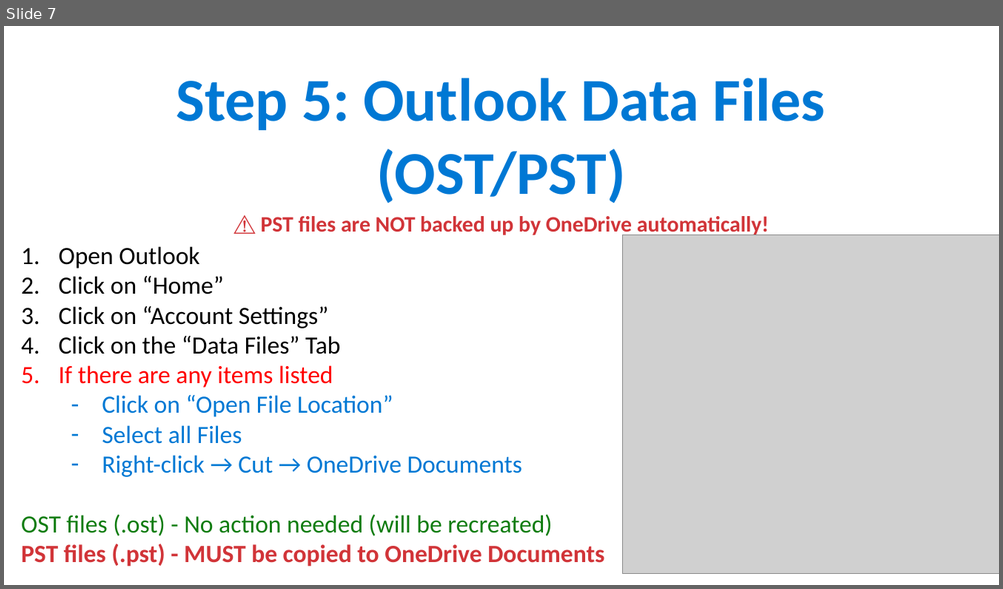
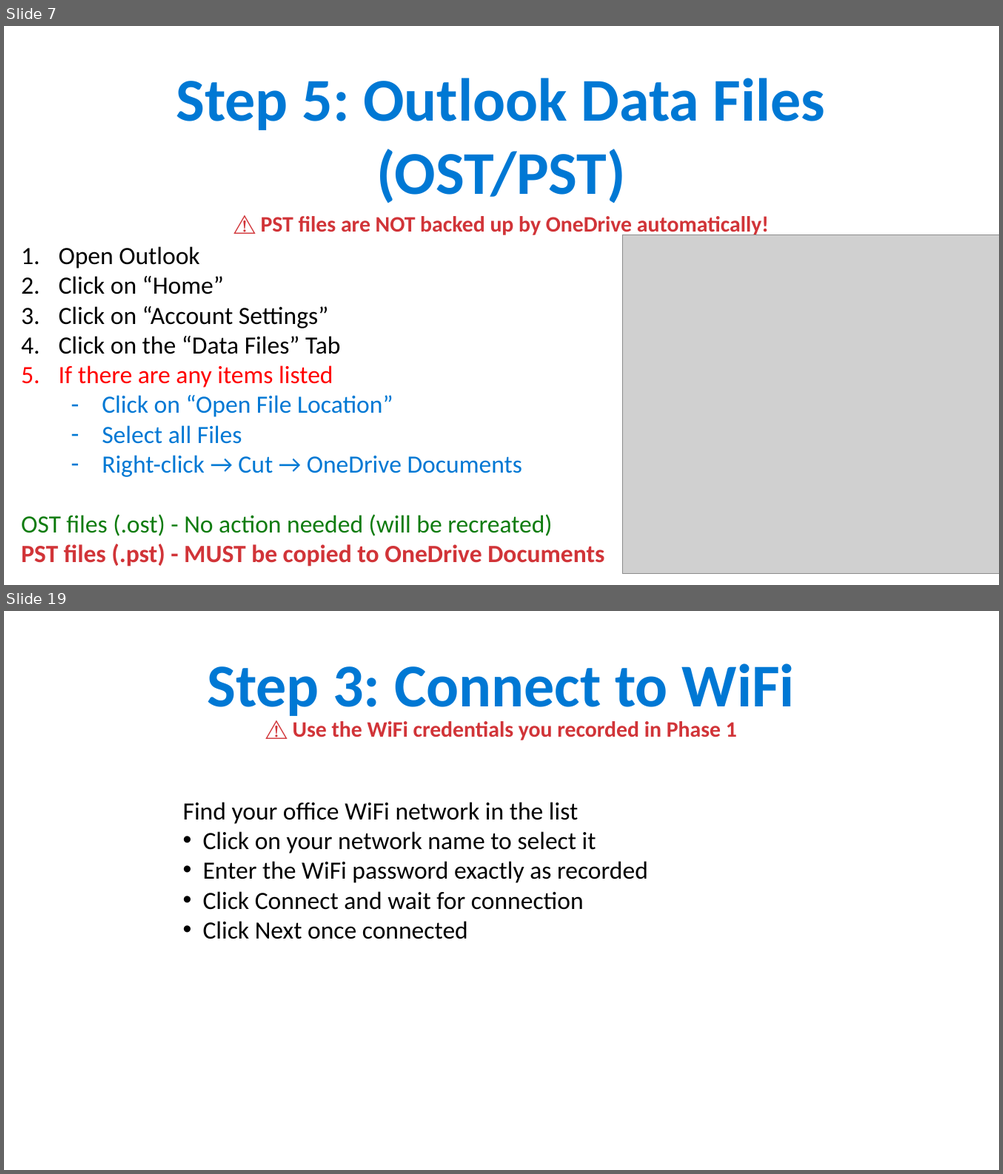
Before and after one commit to ipsghonline/tmp, a slide deck: presentation/Phase1-Backup-Guide.pptx. Shown one above the other, each under a label of ours: slide 7 before the commit, slides 7 and 19 after it; the slides between them are not shown. The pictures are 1003x589 and 1003x1174 pixels, drawn with LibreOffice and Linux fonts; fonts in the diff are those of the drawing; grey boxes stand for pictures. Boxes give left, top, right and bottom in pixels: in the first picture for what was removed or moved away, otherwise in the second. Text is boxed around its words. In the diff, an @@ line names an element or a change of style, - is before the commit and + after.

```diff
--- a/presentation/Phase1-Backup-Guide.pptx
+++ b/presentation/Phase1-Backup-Guide.pptx
@@ slide 19 added at [4,611,999,1170], background #FFFFFF @@
@@ text added at [207,664,794,716], 44 pt, text #0078D4, bold @@
+Step 3: Connect to WiFi
@@ text added at [293,721,737,741], 16 pt, text #D13438, bold @@
+⚠️ Use the WiFi credentials you recorded in Phase 1
@@ text added at [183,802,648,940], 18 pt, text #000000 @@
+Find your office WiFi network in the list
+• Click on your network name to select it
+• Enter the WiFi password exactly as recorded
+• Click Connect and wait for connection
+• Click Next once connected
```
Also in this commit, not shown: 1 slide changed, 20 other slides added, 1 slide removed.
